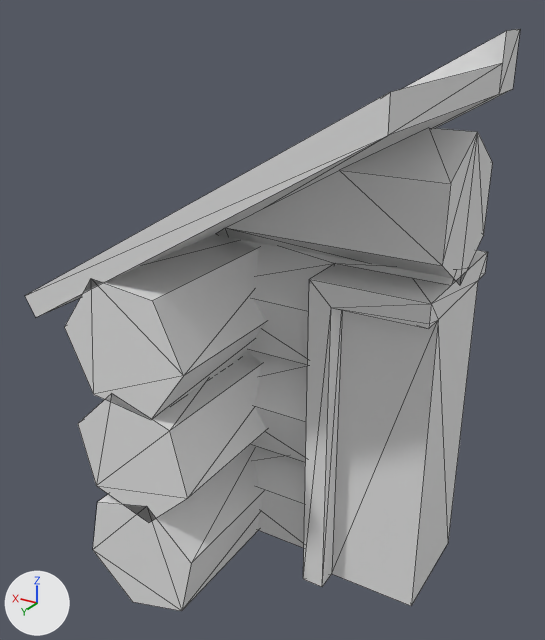
Before and after pictures for a commit that changed the OBJ model Fabryca/resources/meshes/house1.obj.
Both versions are drawn from a 50 mm camera at (-1.008, 1.73, 1.576) aimed at (-0.014, 0.072, 0.748). Arrows for +X, +Y and +Z are at lower left; the lights stay in place. Mesh edges are drawn as thin lines. Where no turn or scale is listed for an object, it has been applied to the vertices.

Names of what the first picture shows: 'house1'.
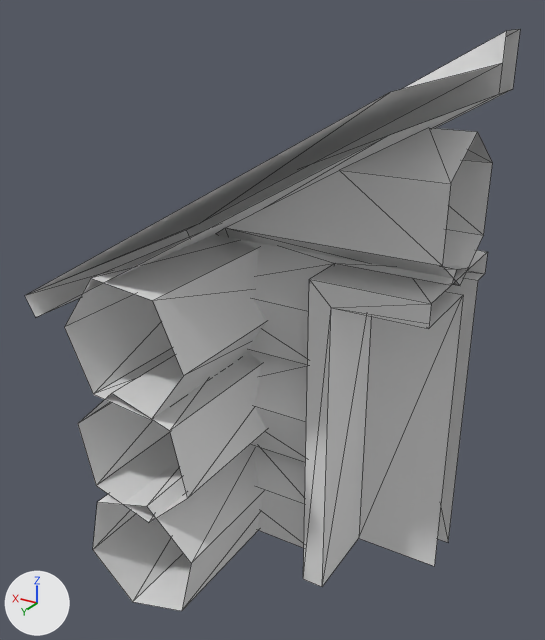
Boxes [x1, y1, x2, y2] around the edits, measured in the pictures (545 x 640 px):
part 1 of me_house1, cut back: before [25, 29, 520, 611]; after [64, 249, 463, 586]

Edits to the bpy script that builds the scene:
```text
Change me_house1:
    used by ob_house1; location = (0.0, 0.0, 0.0)
    remove me_house1.from_pydata(...)  # 128 vertices, 182 faces; spans x -0.5..0.53, y -0.31..0.5, z -0.02..1.5
    add me_house1.from_pydata(...)  # 128 vertices, 145 faces; spans x -0.5..0.53, y -0.31..0.5, z -0.02..1.5
    me_house1 part 1
    2 vertices are removed from x -0.5, y 0.12..0.13, z 0.0..0.88
    54 faces are deleted
    2 vertices move from x -0.25, y 0.12..0.13, z 0.0..0.88 to x -0.25, y -0.06, z 0.0..0.88
    2 vertices are added at (-0.5, -0.06, 0.88), (-0.5, -0.06, 0.0)
    17 new faces join them
```
